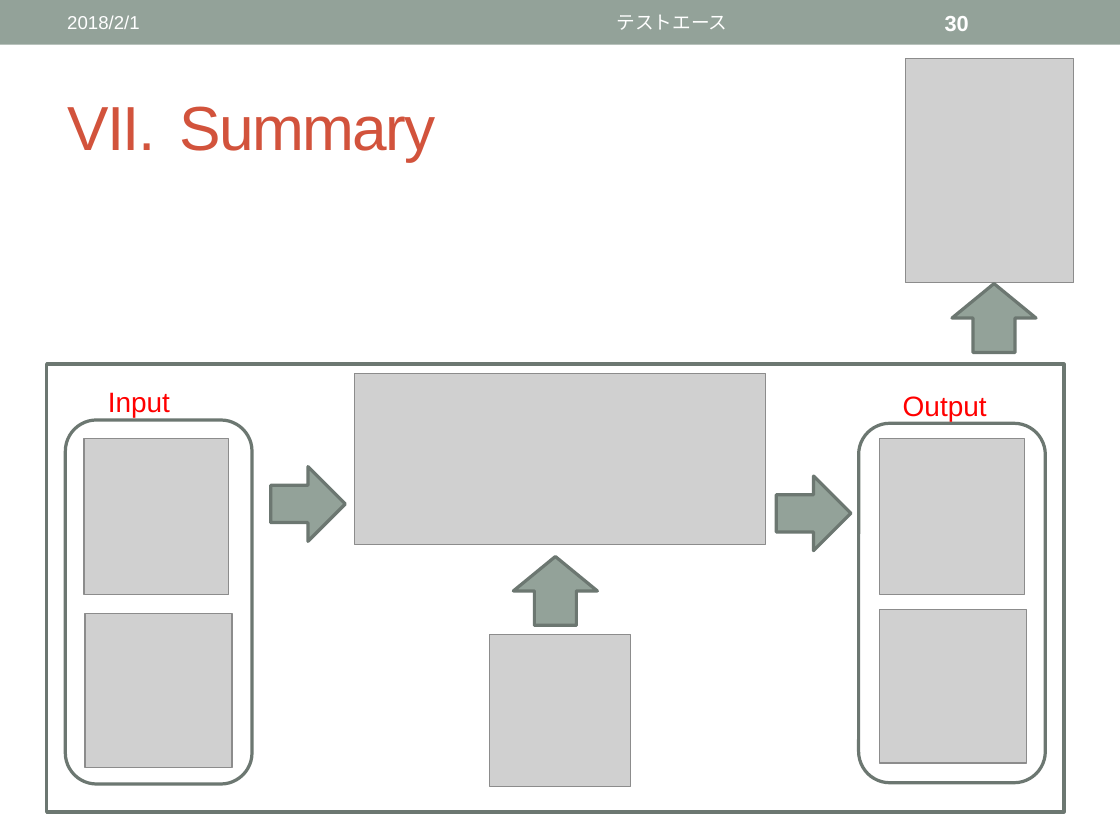
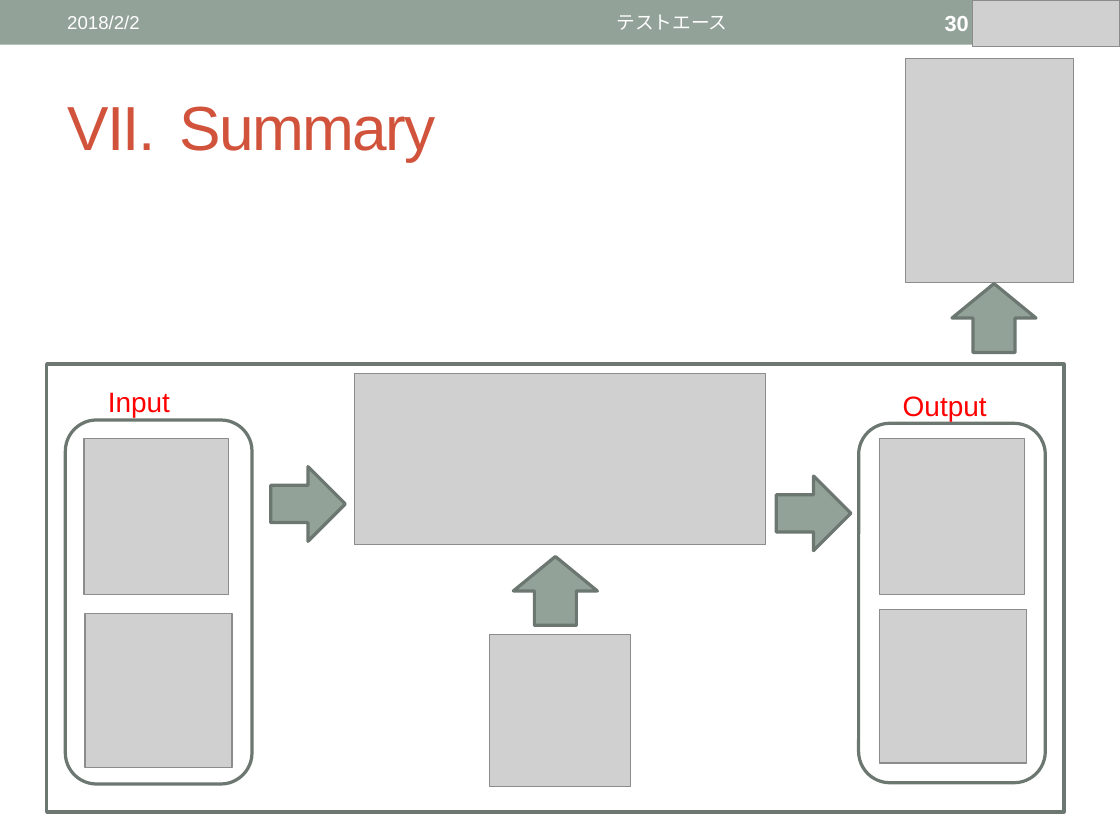
Before and after one commit to Thanhhv26/Franchise_Project, a slide deck: slide 30 of TestACE/Report TestACE_20180131.pptx. Drawn at 1120x840 pixels with LibreOffice and Linux fonts; fonts in the diff are those of the drawing; grey boxes stand for pictures. Boxes give left, top, right and bottom in pixels: in the first picture for what was removed or moved away, otherwise in the second. Text is boxed around its words. In the diff, an @@ line names an element or a change of style, - is before the commit and + after.

```diff
--- a/TestACE/Report TestACE_20180131.pptx
+++ b/TestACE/Report TestACE_20180131.pptx
@@ text at box(67, 15, 140, 29): text changed @@
-2018/2/1
+2018/2/2
@@ picture added at box(972, 0, 1120, 47) @@
```
Also in this commit, not shown: 30 other slides changed.
